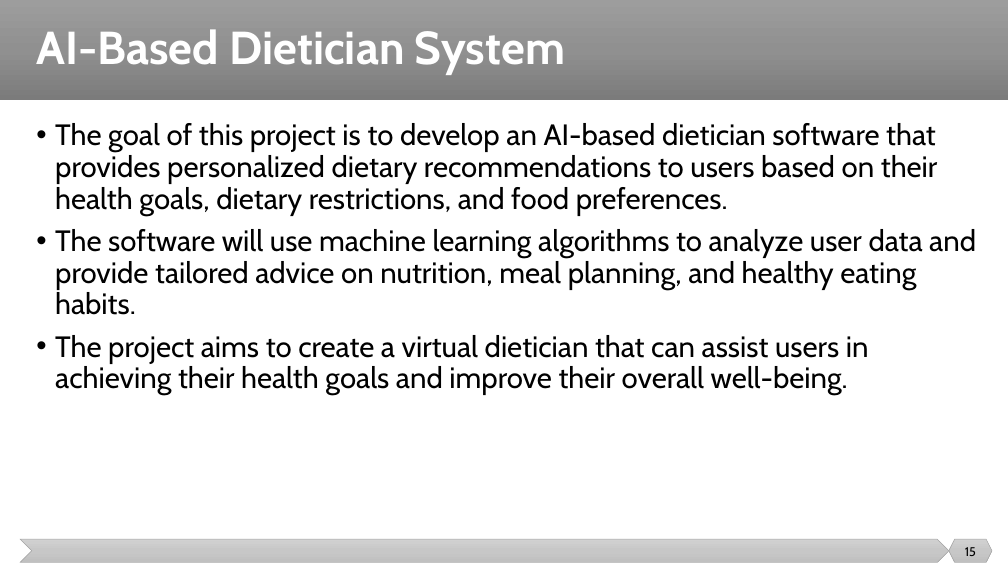
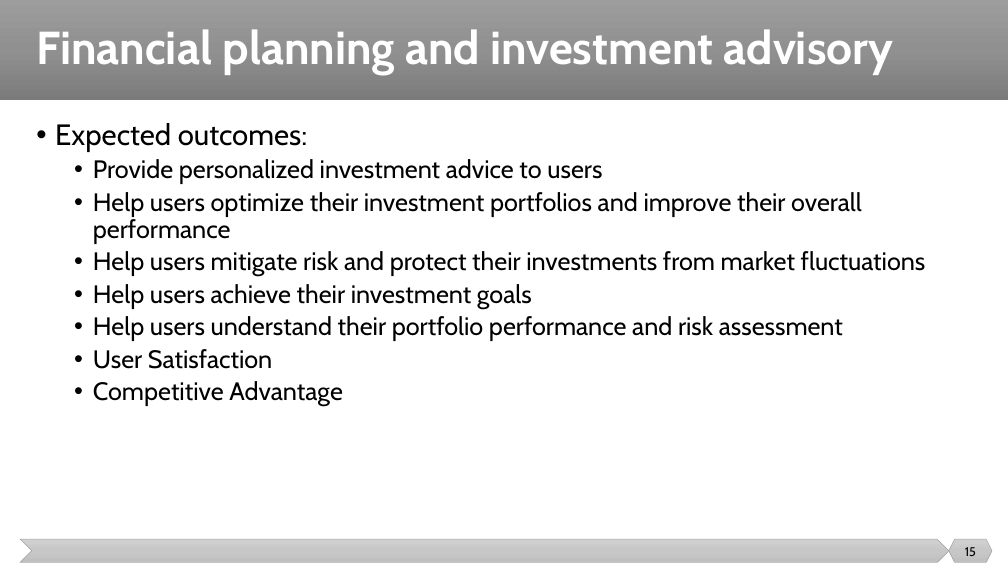
Before and after one commit to malenezi/malenezi, a slide deck: slide 15 of SE499/Lectures/2/Projects.pptx. Drawn at 1008x567 pixels with LibreOffice and Linux fonts; fonts in the diff are those of the drawing. Boxes give left, top, right and bottom in pixels: in the first picture for what was removed or moved away, otherwise in the second. Text is boxed around its words. In the diff, an @@ line names an element or a change of style, - is before the commit and + after.

```diff
--- a/SE499/Lectures/2/Projects.pptx
+++ b/SE499/Lectures/2/Projects.pptx
@@ title at [36,29,893,75]: text changed @@
-AI-Based Dietician System
+Financial planning and investment advisory
@@ text at [55,123,926,406]: text changed; size 28 to 24 pt @@
-• The goal of this project is to develop an AI-based dietician software that provides personalized dietary recommendations to users based on their health goals, dietary restrictions, and food preferences.
-• The software will use machine learning algorithms to analyze user data and provide tailored advice on nutrition, meal planning, and healthy eating habits.
-• The project aims to create a virtual dietician that can assist users in achieving their health goals and improve their overall well-being.
+• Expected outcomes:
+  • Provide personalized investment advice to users
+  • Help users optimize their investment portfolios and improve their overall performance
+  • Help users mitigate risk and protect their investments from market fluctuations
+  • Help users achieve their investment goals
+  • Help users understand their portfolio performance and risk assessment
+  • User Satisfaction
+  • Competitive Advantage
```
Also in this commit, not shown: 9 other slides changed, 14 slides added, 6 slides removed.
